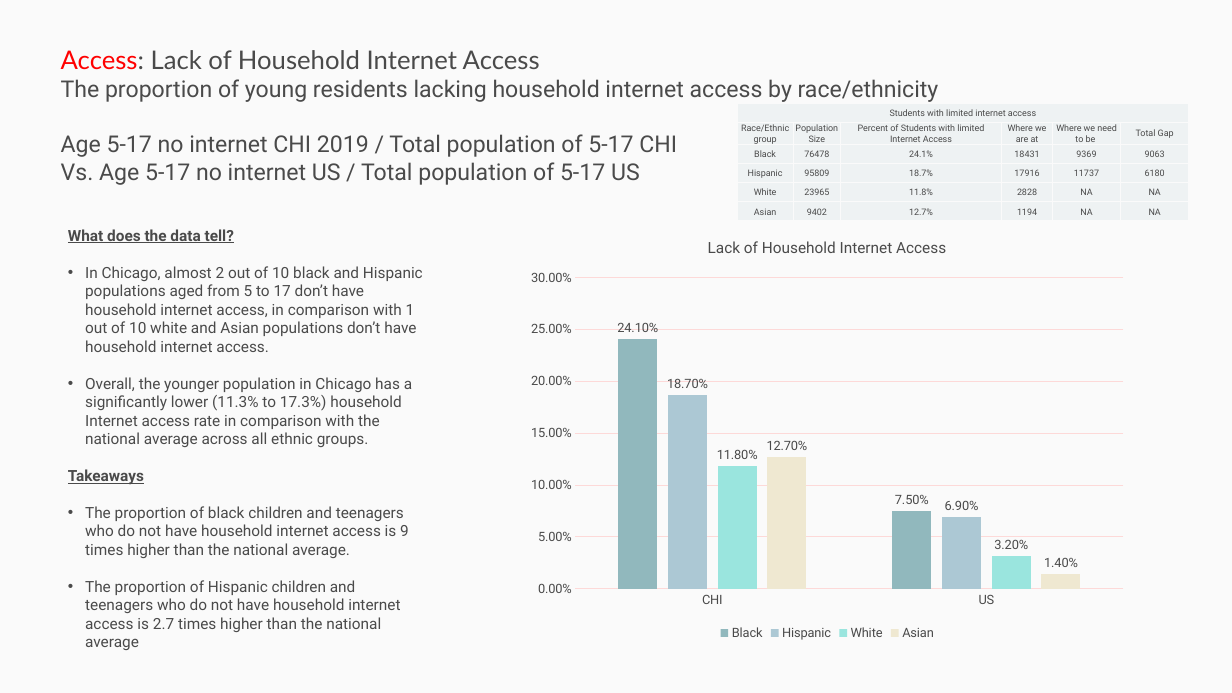
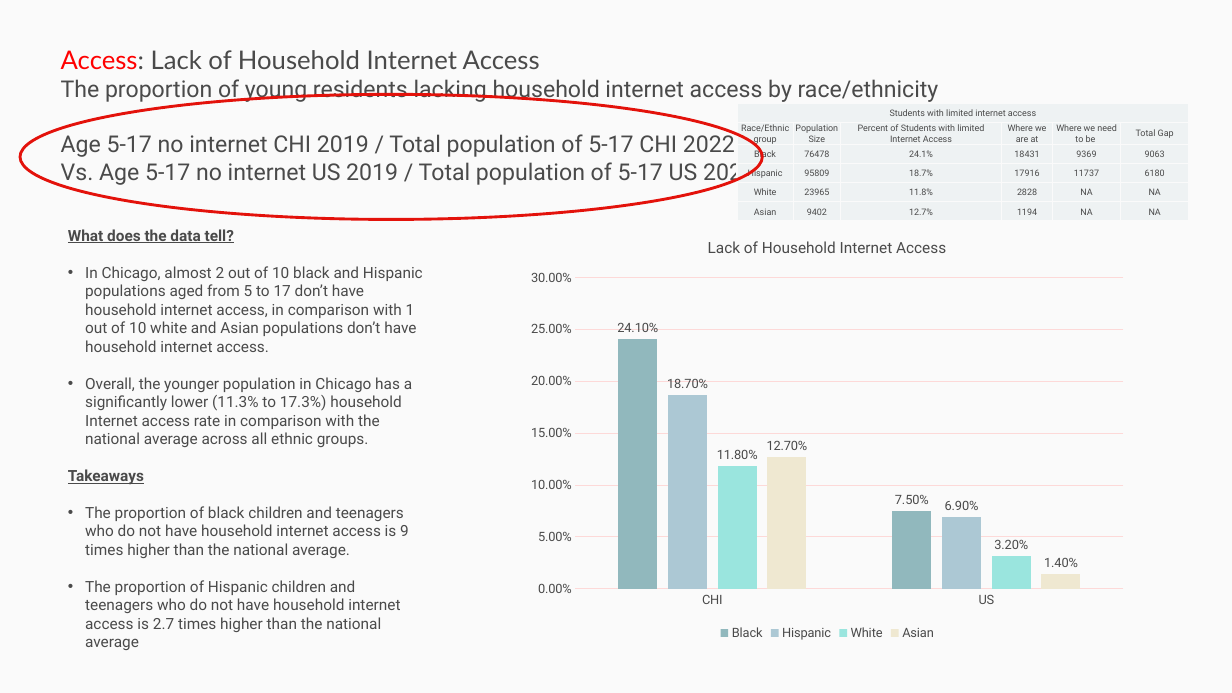
Before and after one commit to p33chicago/P33-DEI-dashboard-project, a slide deck: slide 8 of docs/Deep diving plots.pptx. Drawn at 1232x693 pixels with LibreOffice and Linux fonts; fonts in the diff are those of the drawing. Boxes give left, top, right and bottom in pixels: in the first picture for what was removed or moved away, otherwise in the second. Text is boxed around its words. In the diff, an @@ line names an element or a change of style, - is before the commit and + after.

Commit message:
PPT updates

```diff
--- a/docs/Deep diving plots.pptx
+++ b/docs/Deep diving plots.pptx
@@ ellipse added at [20,94,762,219], outline #E3120B 2.25 pt @@
@@ text at [61,132,755,185]: text changed @@
-Age 5-17 no internet CHI 2019 / Total population of 5-17 CHI
-Vs. Age 5-17 no internet US / Total population of 5-17 US
+Age 5-17 no internet CHI 2019 / Total population of 5-17 CHI 2022
+Vs. Age 5-17 no internet US 2019 / Total population of 5-17 US 2022
```
Also in this commit, not shown: 10 other slides changed, 1 other file.
